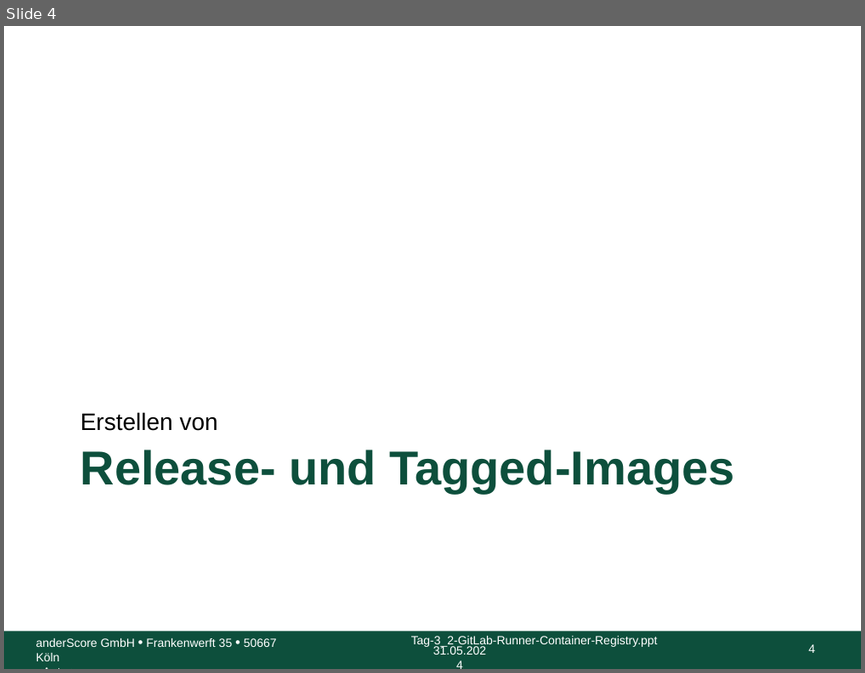
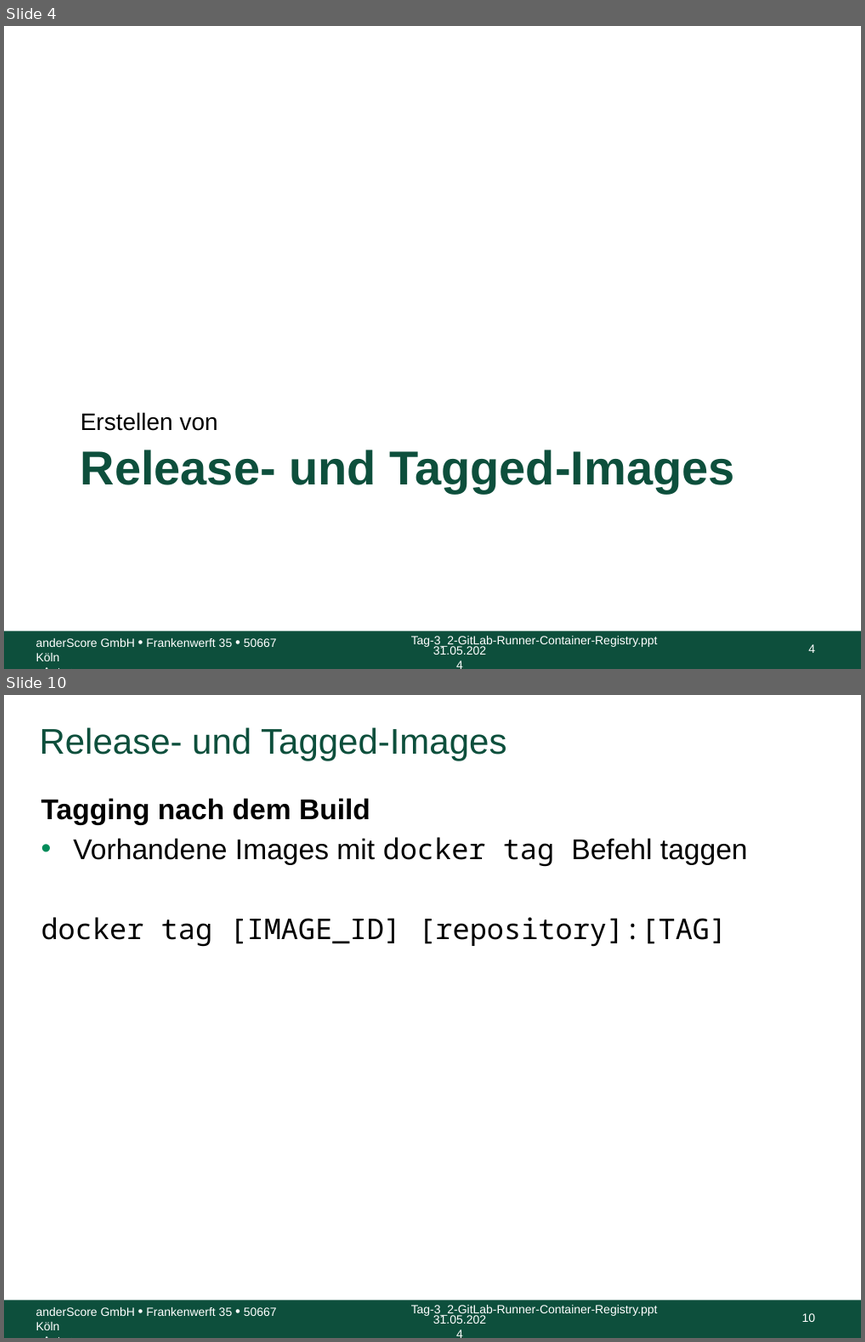
Before and after one commit to anderscore-gmbh/gitlab, a slide deck: slides/Tag-3_3-Release-und-Tagged-Images.pptx. Shown one above the other, each under a label of ours: slide 4 before the commit, slides 4 and 10 after it; the slides between them are not shown. The pictures are 865x673 and 865x1342 pixels, drawn with LibreOffice and Linux fonts; fonts in the diff are those of the drawing; background and template pictures are left out. Boxes give left, top, right and bottom in pixels: in the first picture for what was removed or moved away, otherwise in the second. Text is boxed around its words. In the diff, an @@ line names an element or a change of style, - is before the commit and + after.

Commit message:
Tag-3_3: Tagging von Docker Images abgeschlossen

```diff
--- a/slides/Tag-3_3-Release-und-Tagged-Images.pptx
+++ b/slides/Tag-3_3-Release-und-Tagged-Images.pptx
@@ slide 10 added at [4, 695, 861, 1338], background #FFFFFF; not listed: 5 template elements that a slide beside it also shows @@
@@ title added at [40, 727, 506, 760], 30 pt, text #0D4F3C @@
+Release- und Tagged-Images
@@ text added at [41, 798, 748, 947], 24 pt, text #000000 @@
+Tagging nach dem Build
+• Vorhandene Images mit docker tag Befehl taggen
+docker tag [IMAGE_ID] [repository]:[TAG]
```
Also in this commit, not shown: 8 other slides added.
